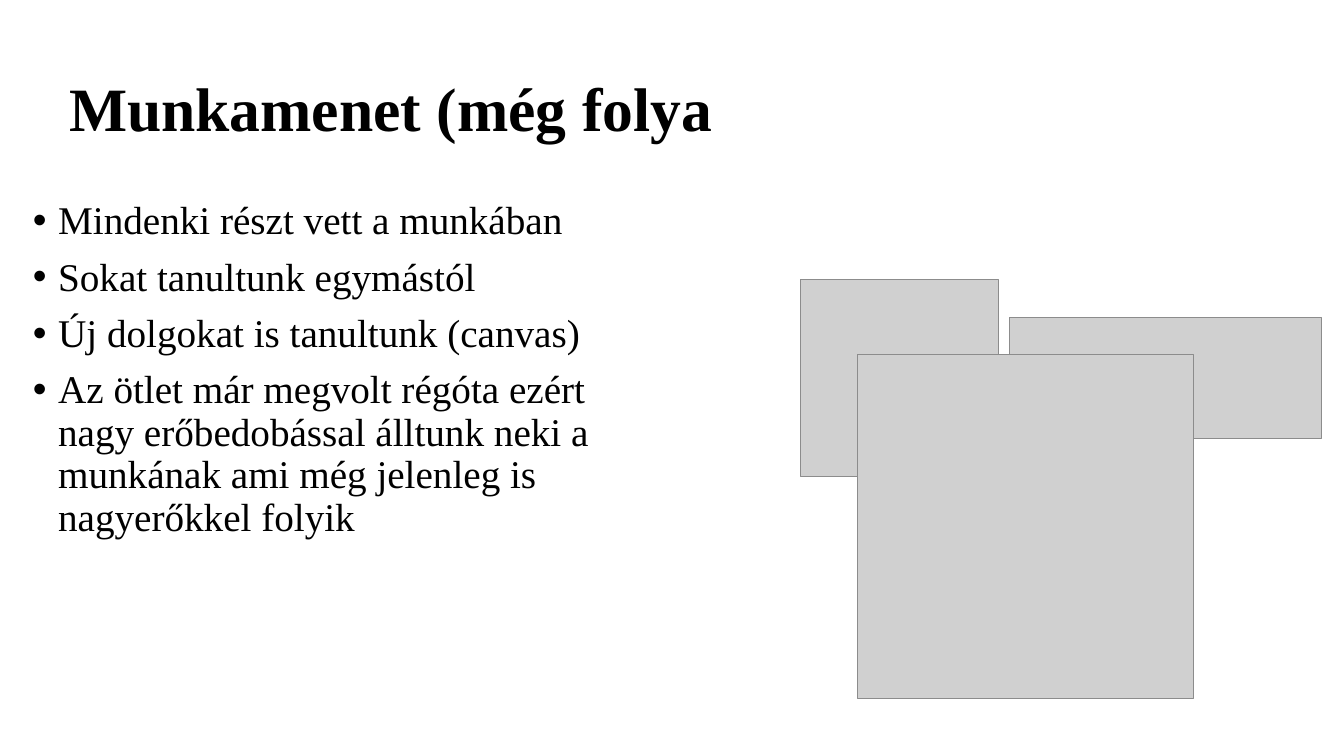
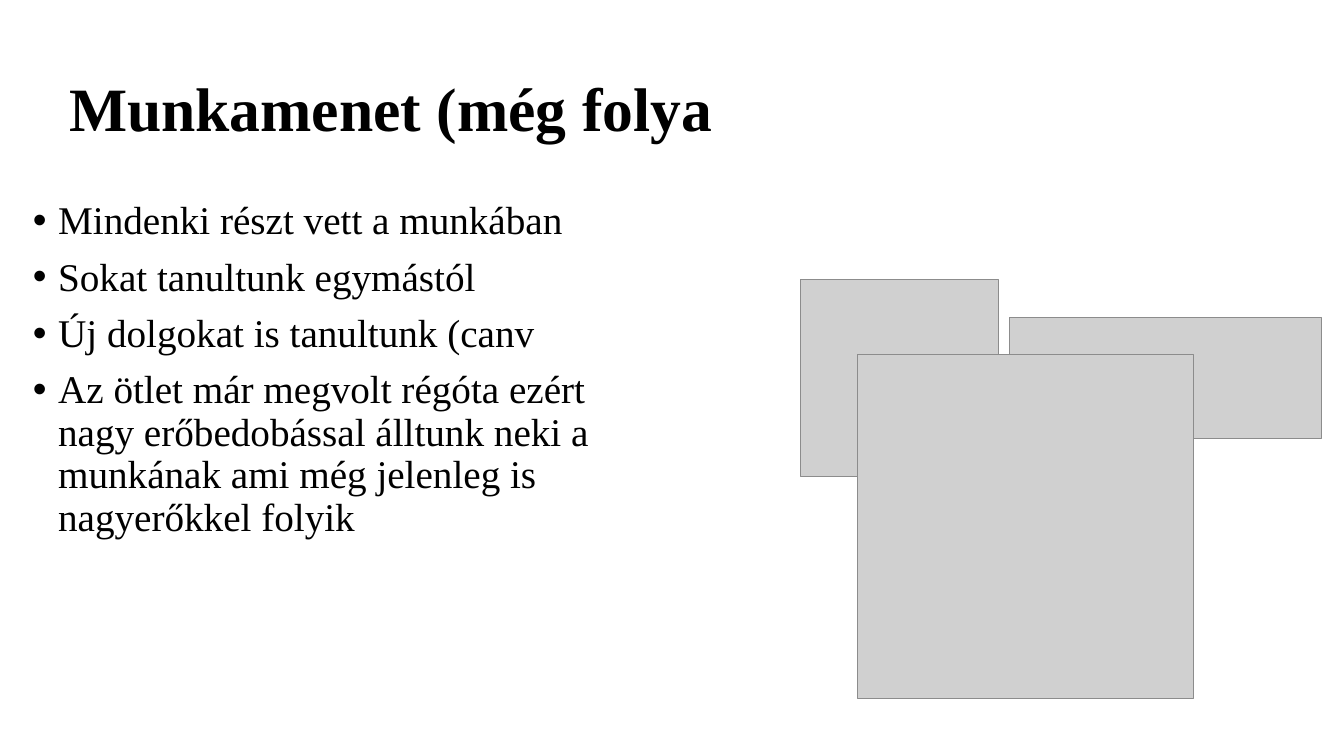
Before and after one commit to SzakacsTamas/ikt24-25, a slide deck: slide 8 of A_busz (1).pptx. Drawn at 1344x756 pixels with LibreOffice and Linux fonts; fonts in the diff are those of the drawing; grey boxes stand for pictures; background and template pictures are left out. Boxes give left, top, right and bottom in pixels: in the first picture for what was removed or moved away, otherwise in the second. Text is boxed around its words. In the diff, an @@ line names an element or a change of style, - is before the commit and + after.

Commit message:
as

```diff
--- a/A_busz (1).pptx
+++ b/A_busz (1).pptx
@@ text at bbox=[58, 317, 580, 355]: text colour #000000 to #FFFFFF in "(canvas)" @@
```
